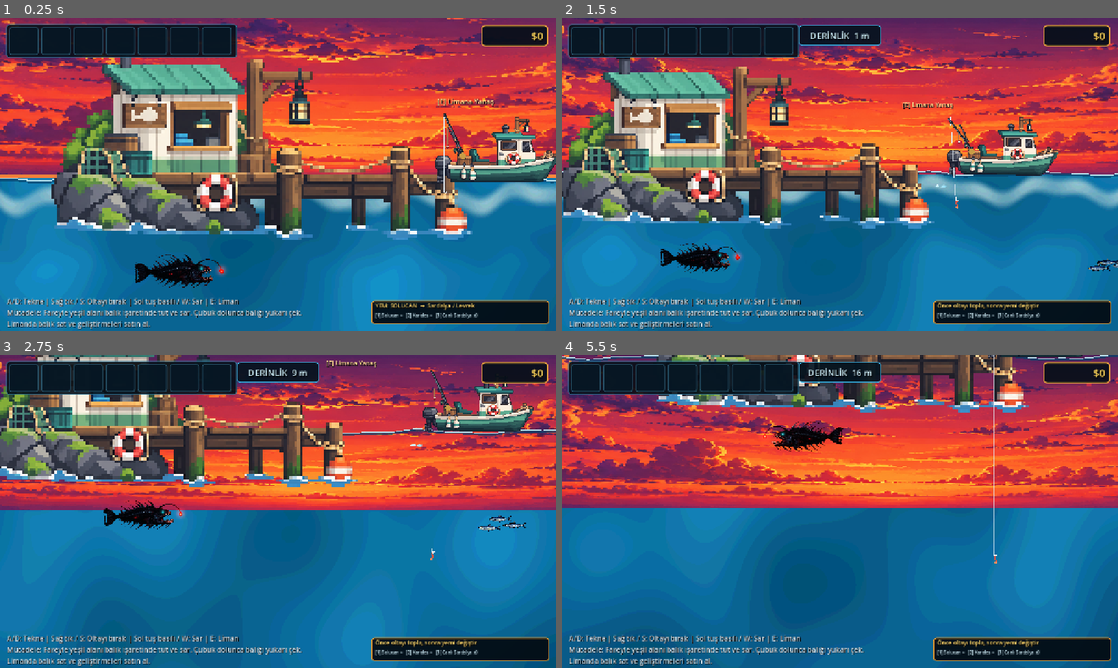
Above: before the commit, frames 1-4 (two rows, left to right).
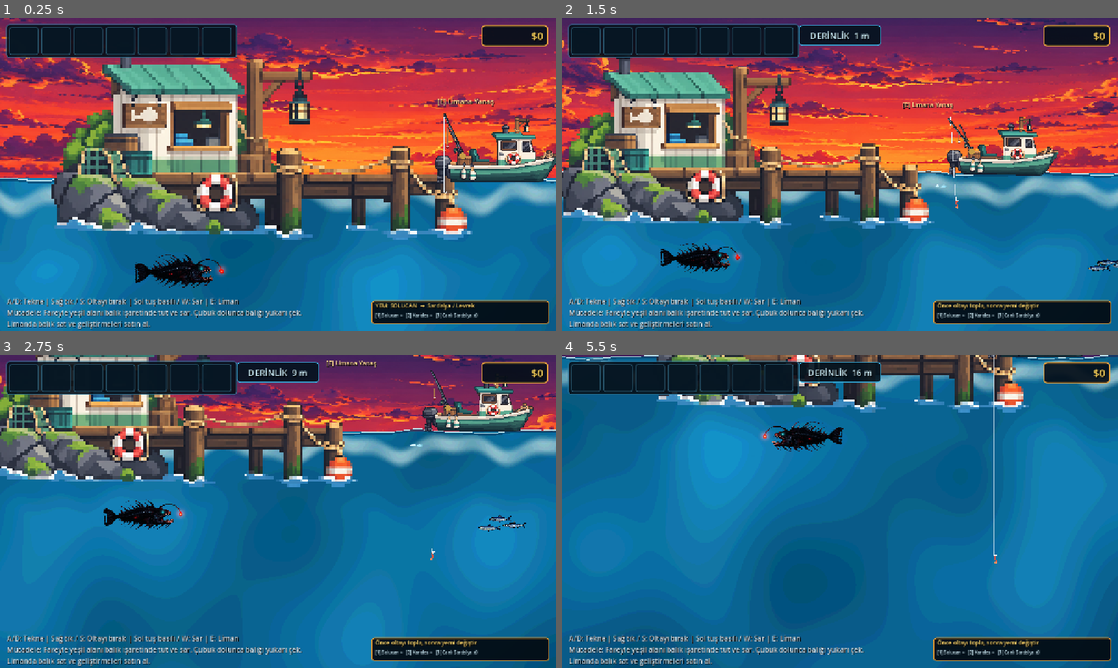
Above: after the commit, the same moments.

Repository: mirackayademir/TinyFisher
Game: Godot game, scene res://scenes/world.tscn
The game is run twice, just before and just after one commit, with the same random seed, the same clock (stepped at 60 frames per second) and the same inputs.
Inputs (mouse positions are in pixels of both pictures, inside the frame that each line leads up to):
- Up to frame 1 (0.25 s): no input
- Up to frame 2 (1.5 s): tap Enter at 0.5 s; move the mouse to (962, 158) at 0.52 s; hold D (move_right) 0.53-1.28 s; tap E (dock) at 0.6 s; click (962, 158) at 0.67 s; move the mouse to (728, 190) at 1.27 s; hold S from 1.28 s (still down); tap 1 at 1.35 s
- Up to frame 3 (2.75 s): move the mouse to (333, 442) at 2.02 s; release S at 2.03 s; hold D (move_right) from 2.03 s (still down); tap 2 at 2.1 s
- Up to frame 4 (5.5 s): move the mouse to (812, 574) at 2.77 s; release D (move_right) at 2.78 s; hold W 2.78-3.53 s; tap one key every 0.75 s from 2.85 s: 3 E (dock) 1 2; click (812, 574) at 2.92 s; move the mouse to (1006, 558) at 3.52 s; hold A (move_left) 3.53-5.03 s; move the mouse to (673, 464) at 4.27 s; move the mouse to (867, 511) at 5.02 s; hold S from 5.03 s (still down); click (867, 511) at 5.17 s

The runs differ from the first frame. In frame 1, 21% of the frame differs, in the area x 0-100%, y 0-52%; in frame 2, 19%; in frame 3, 23%; in frame 4, 36%, in the area x 0-100%, y 0-49%.

Commit message:
Hide sky horizon band behind water

Diff:
--- a/scenes/environment_layers.gd
+++ b/scenes/environment_layers.gd
@@ -10,12 +10,15 @@
 const WORLD_LEFT_X: float = -1000.0
 const WORLD_RIGHT_X: float = 11000.0
 
-# Sky assetinin en altindaki sert turuncu piksel bandini kullanmiyoruz.
+# Sky assetinin en altindaki sert bant kirpilir; kalan ufuk bandi da
+# denizin arkasina sokularak su cizgisinin altinda gizlenir.
 const SKY_BOTTOM_CROP_PX: float = 14.0
-
-# World.tscn Sky=-10, Water=-9. Gokyuzu yeni tabanin ustunde,
-# su/oynanis elemanlarinin arkasinda kalir.
-const Z_SKY_BASE: int = -8
+const SKY_WATER_OVERLAP_PX: float = 42.0
+
+# Siralama: eski shader gokyuzu en arkada, yeni sky onun ustunde,
+# Water ise ikisinin de ustunde. Boylece sky denizin ustune tasmaz.
+const Z_LEGACY_SKY: int = -11
+const Z_SKY_BASE: int = -10
 const Z_SUN: int = -7
 const Z_HORIZON: int = -6
 const Z_OCEAN_SURFACE: int = -8
@@ -46,7 +49,7 @@
 func _ready() -> void:
 	process_mode = Node.PROCESS_MODE_ALWAYS
 	_rng.seed = DECOR_SEED
-	print("ENVIRONMENT LAYERS V4: SKY ALT KENAR KIRPILDI")
+	print("ENVIRONMENT LAYERS V5: SKY UFUK BANDI SU ALTINA GIZLENDI")
 
 
 func _process(_delta: float) -> void:
@@ -69,6 +72,8 @@
 
 	if _world == null:
 		return
+
+	_prepare_base_layer_order()
 
 	_environment_root = _world.get_node_or_null(ENV_ROOT_NAME) as Node2D
 	if _environment_root == null:
@@ -78,7 +83,19 @@
 
 	_build_layer_tree()
 	_build_sky_only()
-	print("ENVIRONMENT: sadece SKY 1/36 aktif - alt kenar temiz")
+	print("ENVIRONMENT: sadece SKY 1/36 aktif - ufuk bandi su arkasinda")
+
+
+func _prepare_base_layer_order() -> void:
+	# Eski shader gokyuzu fallback olarak en arkada kalir.
+	var legacy_sky: CanvasItem = _world.get_node_or_null("Sky") as CanvasItem
+	if legacy_sky != null:
+		legacy_sky.z_index = Z_LEGACY_SKY
+
+	# Water mevcut z=-9 degerinde kalir ve yeni sky'i orter.
+	var water: CanvasItem = _world.get_node_or_null("Water") as CanvasItem
+	if water != null:
+		water.z_index = -9
 
 
 func _build_layer_tree() -> void:
@@ -125,8 +142,6 @@
 	if source_size.x <= 0.0 or source_size.y <= SKY_BOTTOM_CROP_PX:
 		return
 
-	# Assetin en altindaki duz turuncu bant AtlasTexture ile gercekten kirpilir.
-	# Sprite'i sadece yukari tasimiyoruz; sorunlu pikseller hic cizilmiyor.
 	var cropped_texture: AtlasTexture = AtlasTexture.new()
 	cropped_texture.atlas = source_texture
 	cropped_texture.region = Rect2(
@@ -144,11 +159,12 @@
 	root.name = "SkyBaseArt"
 	layer.add_child(root)
 
-	# Kirpilmis gokyuzunun alt kenari tam su cizgisine oturur.
-	# Diger 7 surface gorselinin hicbiri burada eklenmez.
 	var target_height: float = 860.0
-	var center_y: float = WATER_SURFACE_Y - (target_height * 0.5)
 	var scale_factor: float = target_height / texture_size.y
+
+	# Sky'in alt 42 ekran-piksellik kismi Water'in arkasina girer.
+	# Asset icindeki duz turuncu ufuk bandi artik suyun ustunde gorunemez.
+	var center_y: float = WATER_SURFACE_Y + SKY_WATER_OVERLAP_PX - (target_height * 0.5)
 	var tile_width: float = maxf(texture_size.x * scale_factor, 1.0)
 	var x: float = WORLD_LEFT_X + tile_width * 0.5
 	var tile_index: int = 0
